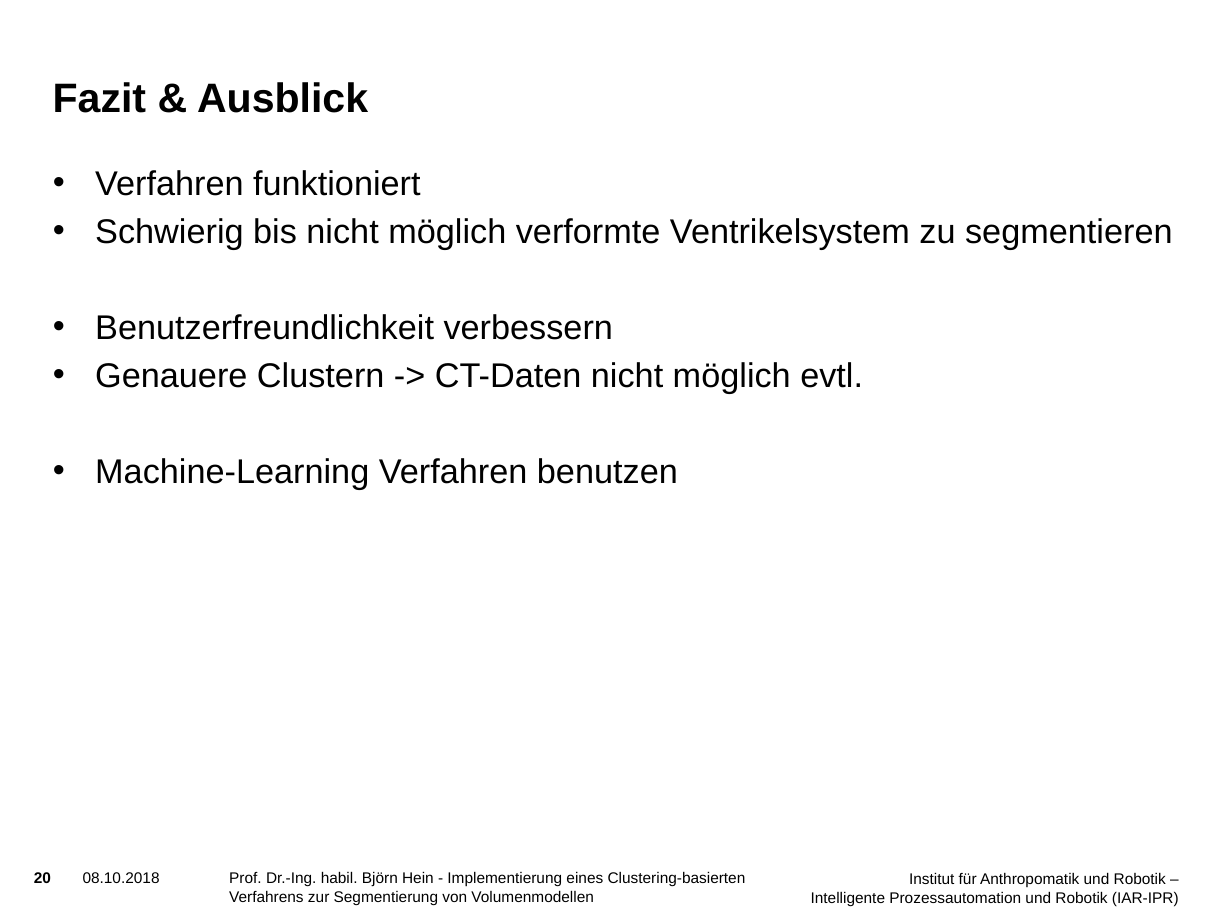
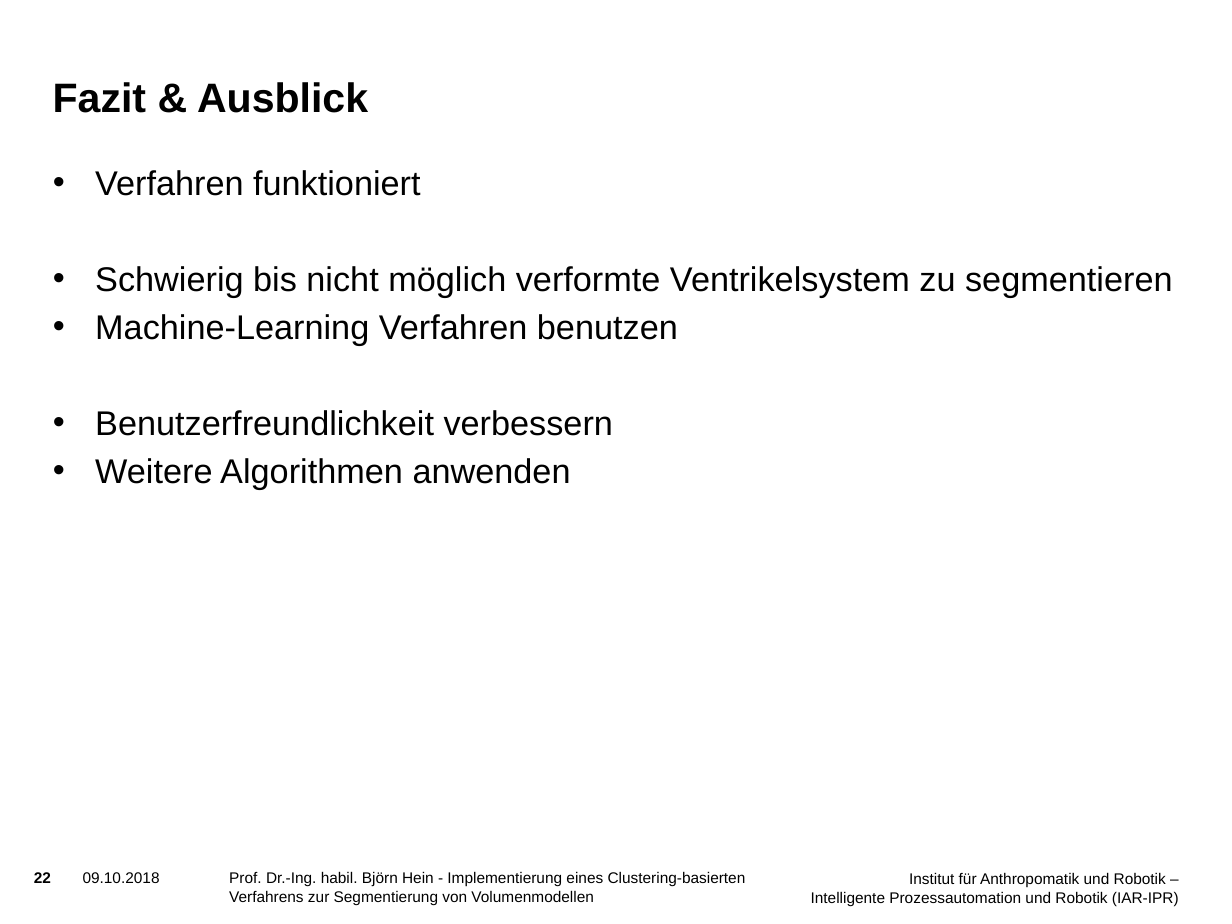
Before and after one commit to SchiriSchaf/Bachelorarbeit, a slide deck: slide 22 of Vortrag/Präsentation.pptx (slide 20 before the commit). Drawn at 1232x924 pixels with LibreOffice and Linux fonts; fonts in the diff are those of the drawing; background and template pictures are left out. Boxes give left, top, right and bottom in pixels: in the first picture for what was removed or moved away, otherwise in the second. Text is boxed around its words. In the diff, an @@ line names an element or a change of style, - is before the commit and + after.

```diff
--- a/Vortrag/Präsentation.pptx
+++ b/Vortrag/Präsentation.pptx
@@ text at (95,314,678,345): paragraph added @@
+• Machine-Learning Verfahren benutzen
@@ text at (95,458,571,489): text changed @@
-• Genauere Clustern -> CT-Daten nicht möglich evtl.
-• Machine-Learning Verfahren benutzen
+• Weitere Algorithmen anwenden
@@ page number at (34,872,51,883): text changed @@
-20
+22
@@ text at (83,872,160,883): text changed @@
-08.10.2018
+09.10.2018
```
Also in this commit, not shown: 19 other slides changed, 2 slides added, 3 other files.
